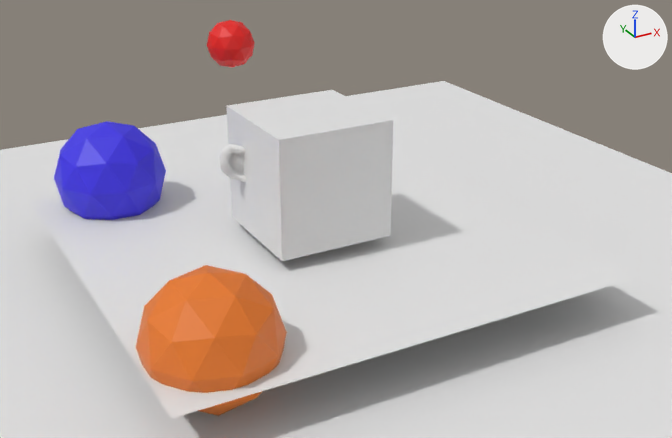
The FBX model Tools/MaterialDesigner/assets/model.fbx as it was, and as the next commit left it.
The view is the same before and after, from a 50 mm camera at (-6.58, -12.9, 5.47) aimed at (0.28, -0.44, -0.76). Every picture has the same lights, and +X, +Y and +Z are marked at upper right. Where no turn or scale is listed for an object, it has been applied to the vertices.
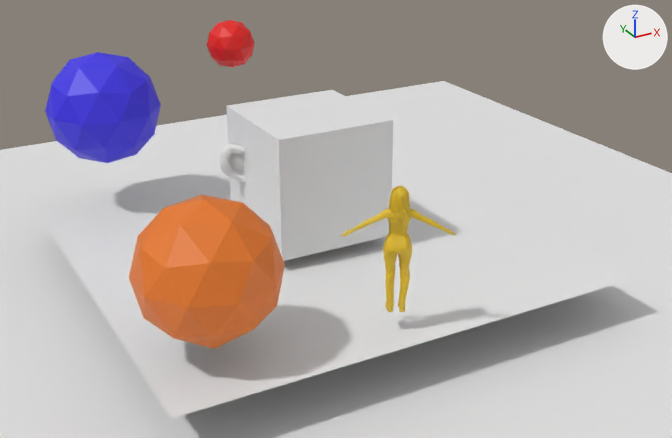
Changed parts and their boxes [x1, y1, x2, y2] in the pictures (672 x 438 px):
'Icosphere', moved
    before: [136, 265, 287, 416]
    after: [129, 195, 285, 349]
'Icosphere.001', moved
    before: [54, 121, 166, 220]
    after: [45, 52, 161, 163]
'female', added (yellow)
    after: [341, 186, 456, 312]

What the commit changed:
Material 'Material.018' (mat_material_018) is new.
Its base color is (0.8, 0.533, 0.0184) (yellow #e7c125).
Mesh me_female is new.
It has 9043 vertices, 13831 faces and spans x -0.71..0.67, y -0.4..0.36, z -0.03..1.82.
It uses material mat_material_018 (yellow #e7c125).
Object 'Icosphere.001' (ob_icosphere_001) moves from (-2.51, 3.05, -0.62) to (-2.51, 3.05, 0.64).
Object 'Icosphere' (ob_icosphere) moves from (-2.85, -2.7, -0.99) to (-2.85, -2.7, 0.04).
Object 'female' (ob_female) is new; it shows me_female.
Its location is (-0.38, -3.37, -0.85).
